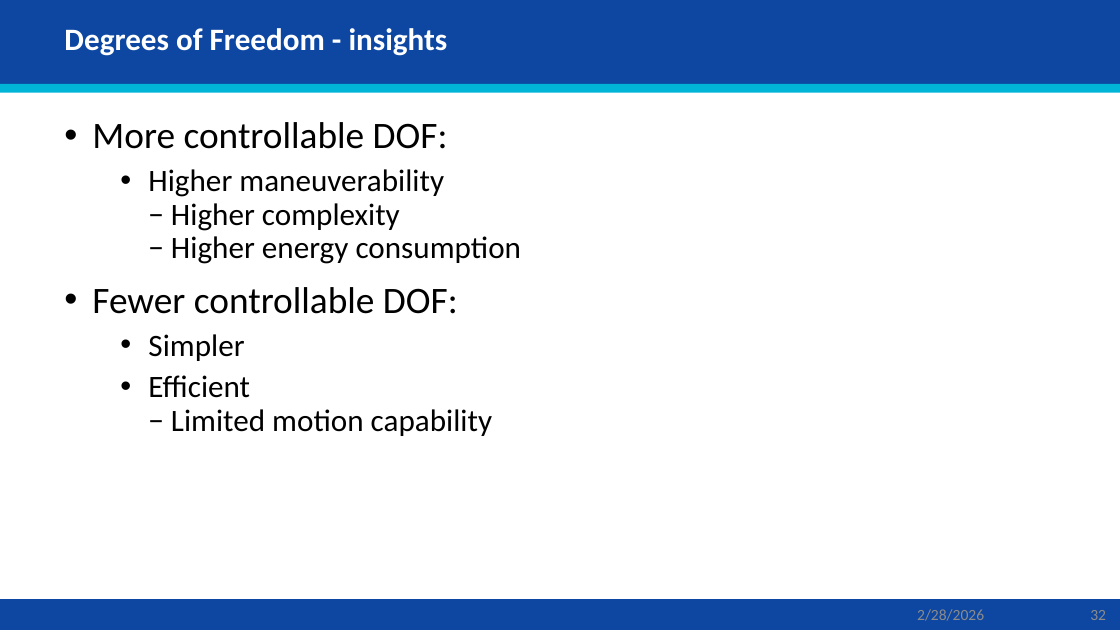
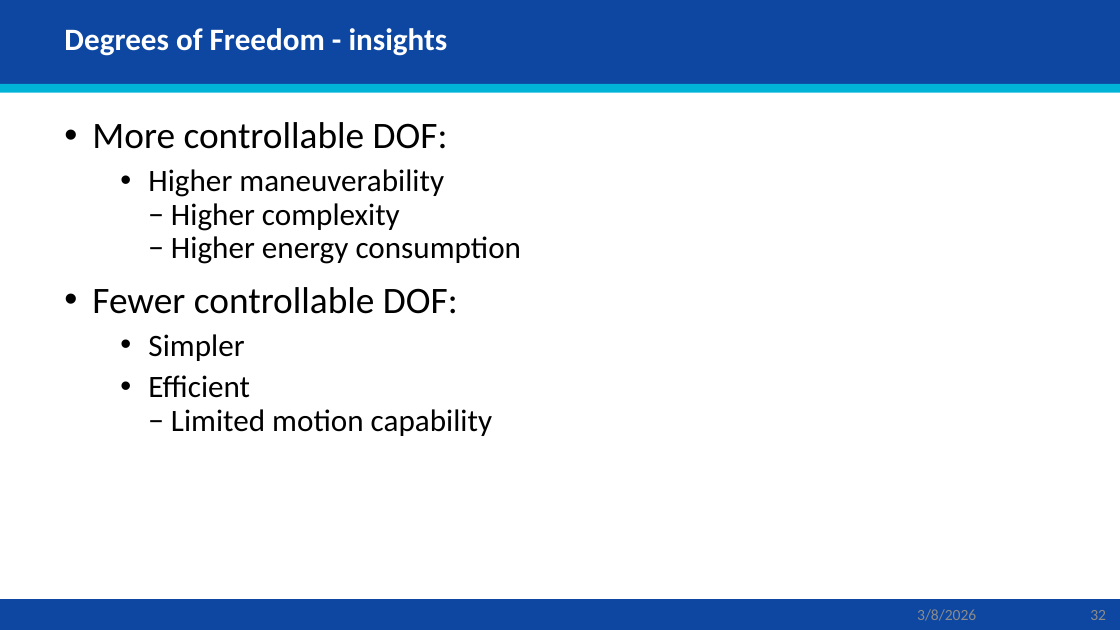
Before and after one commit to AbbadiAhmad/mobile_robots_course, a slide deck: slide 32 of Slides/Mod02/Mod02.pptx. Drawn at 1120x630 pixels with LibreOffice and Linux fonts; fonts in the diff are those of the drawing. Boxes give left, top, right and bottom in pixels: in the first picture for what was removed or moved away, otherwise in the second. Text is boxed around its words. In the diff, an @@ line names an element or a change of style, - is before the commit and + after.

```diff
--- a/Slides/Mod02/Mod02.pptx
+++ b/Slides/Mod02/Mod02.pptx
@@ text at [917,609,976,621]: text changed @@
-2/28/2026
+3/8/2026
```
Also in this commit, not shown: 56 other slides changed, 2 other files.
